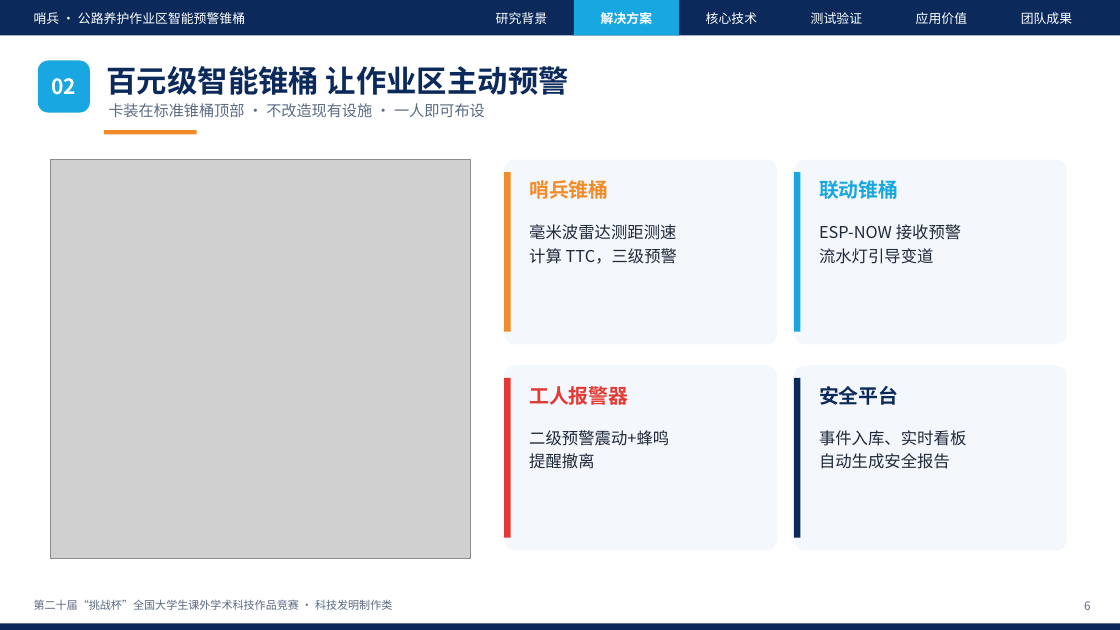
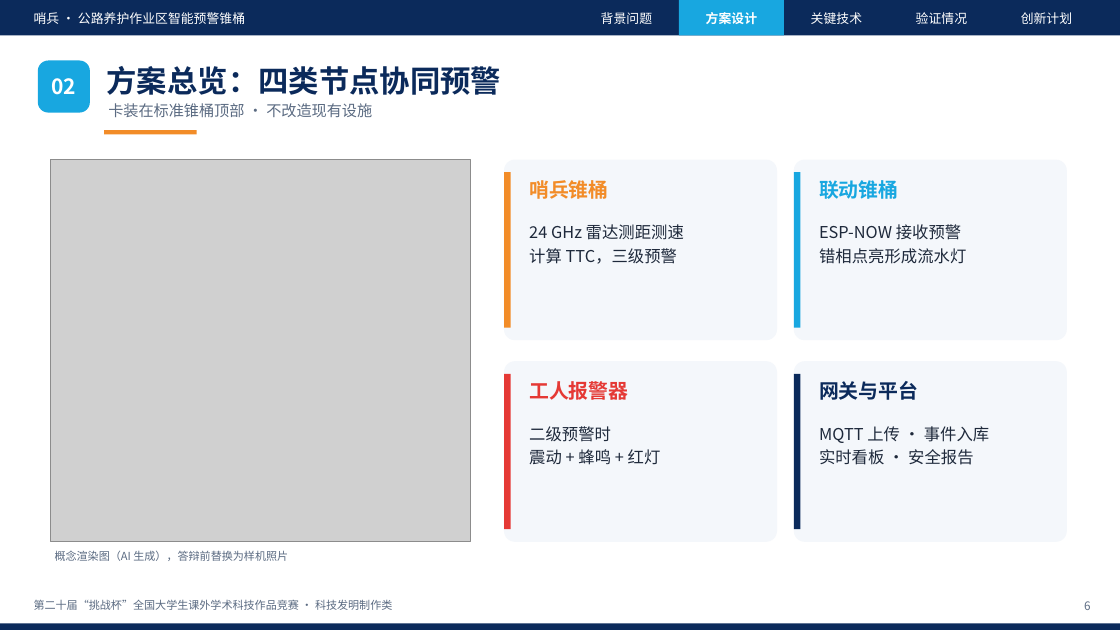
Before and after one commit to wy165611/smart-warning-cone, a slide deck: slide 6 of competition/challenge-cup/哨兵_挑战杯答辩PPT.pptx. Drawn at 1120x630 pixels with LibreOffice and Linux fonts; fonts in the diff are those of the drawing; grey boxes stand for pictures. Boxes give left, top, right and bottom in pixels: in the first picture for what was removed or moved away, otherwise in the second. Text is boxed around its words. In the diff, an @@ line names an element or a change of style, - is before the commit and + after.

Commit message:
挑战杯：申报书与答辩 PPT 重写，共享 facts.py 保证数字一致，参考资料逐条核对，未实测内容标黄待补充

```diff
--- a/competition/challenge-cup/哨兵_挑战杯答辩PPT.pptx
+++ b/competition/challenge-cup/哨兵_挑战杯答辩PPT.pptx
@@ text at [601, 12, 652, 24]: text changed @@
-研究背景
+背景问题
@@ rectangle: place and size @@
-rectangle at [574, 0, 679, 35]
+rectangle at [679, 0, 784, 35]
@@ text at [706, 12, 757, 24]: text changed @@
-解决方案
+方案设计
@@ text at [811, 12, 862, 24]: text changed @@
-核心技术
+关键技术
@@ text at [916, 12, 967, 24]: text changed @@
-测试验证
+验证情况
@@ text removed at [916, 12, 967, 24] @@
-应用价值
@@ text at [1021, 12, 1072, 24]: text changed @@
-团队成果
+创新计划
@@ text at [107, 66, 501, 95]: text changed @@
-百元级智能锥桶 让作业区主动预警
+方案总览：四类节点协同预警
@@ text at [108, 103, 372, 117]: text changed @@
-卡装在标准锥桶顶部 · 不改造现有设施 · 一人即可布设
+卡装在标准锥桶顶部 · 不改造现有设施
@@ picture: place and size @@
-picture at [50, 160, 471, 559]
+picture at [50, 160, 471, 542]
@@ rounded rectangle: place and size @@
-rounded rectangle at [504, 160, 777, 344]
+rounded rectangle at [504, 160, 777, 340]
@@ rectangle: place and size @@
-rectangle at [504, 172, 511, 332]
+rectangle at [504, 172, 511, 328]
@@ rounded rectangle: place and size @@
-rounded rectangle at [794, 160, 1067, 344]
+rounded rectangle at [794, 160, 1067, 340]
@@ rectangle: place and size @@
-rectangle at [794, 172, 801, 332]
+rectangle at [794, 172, 801, 328]
@@ text at [529, 224, 684, 240]: text changed @@
-毫米波雷达测距测速
+24 GHz 雷达测距测速
@@ text at [819, 248, 966, 264]: text changed @@
-流水灯引导变道
+错相点亮形成流水灯
@@ rounded rectangle: place and size @@
-rounded rectangle at [504, 365, 777, 550]
+rounded rectangle at [504, 361, 777, 542]
@@ rectangle: place and size @@
-rectangle at [504, 378, 511, 538]
+rectangle at [504, 374, 511, 529]
@@ text "工人报警器": place and size @@
-text "工人报警器" at [529, 386, 628, 405]
+text "工人报警器" at [529, 381, 628, 400]
@@ rounded rectangle: place and size @@
-rounded rectangle at [794, 365, 1067, 550]
+rounded rectangle at [794, 361, 1067, 542]
@@ rectangle: place and size @@
-rectangle at [794, 378, 801, 538]
+rectangle at [794, 374, 801, 529]
@@ text at [819, 381, 918, 400]: text changed @@
-安全平台
+网关与平台
@@ text at [529, 426, 661, 465]: text changed @@
-二级预警震动+蜂鸣
-提醒撤离
+二级预警时
+震动 + 蜂鸣 + 红灯
@@ text at [819, 426, 989, 465]: text changed @@
-事件入库、实时看板
-自动生成安全报告
+MQTT 上传 · 事件入库
+实时看板 · 安全报告
@@ text added at [55, 550, 288, 561], 9.5 pt, text #5B6B82 @@
+概念渲染图（AI 生成），答辩前替换为样机照片
```
Also in this commit, not shown: 15 other slides changed, 6 slides added, 8 slides removed, 9 other files.
